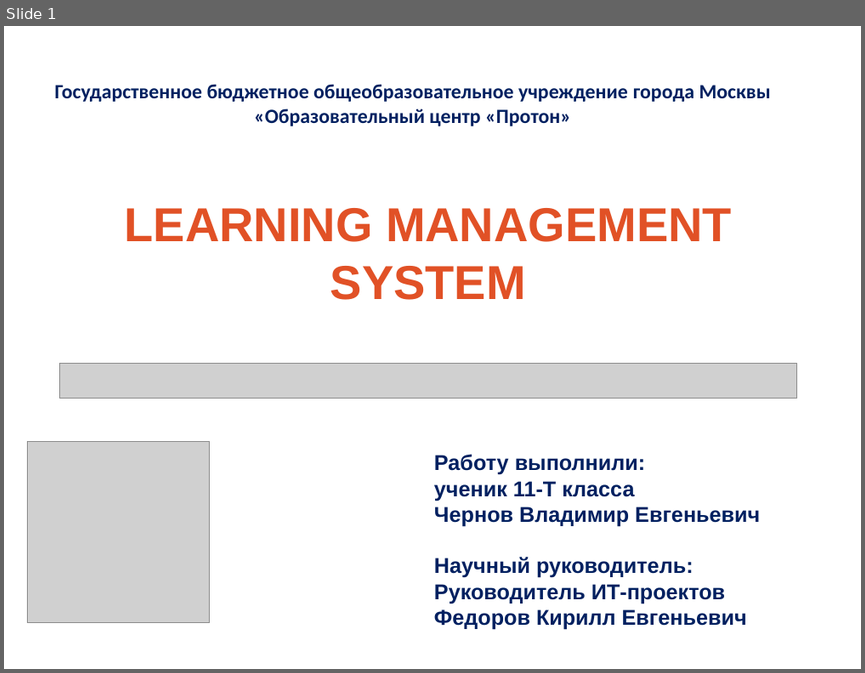
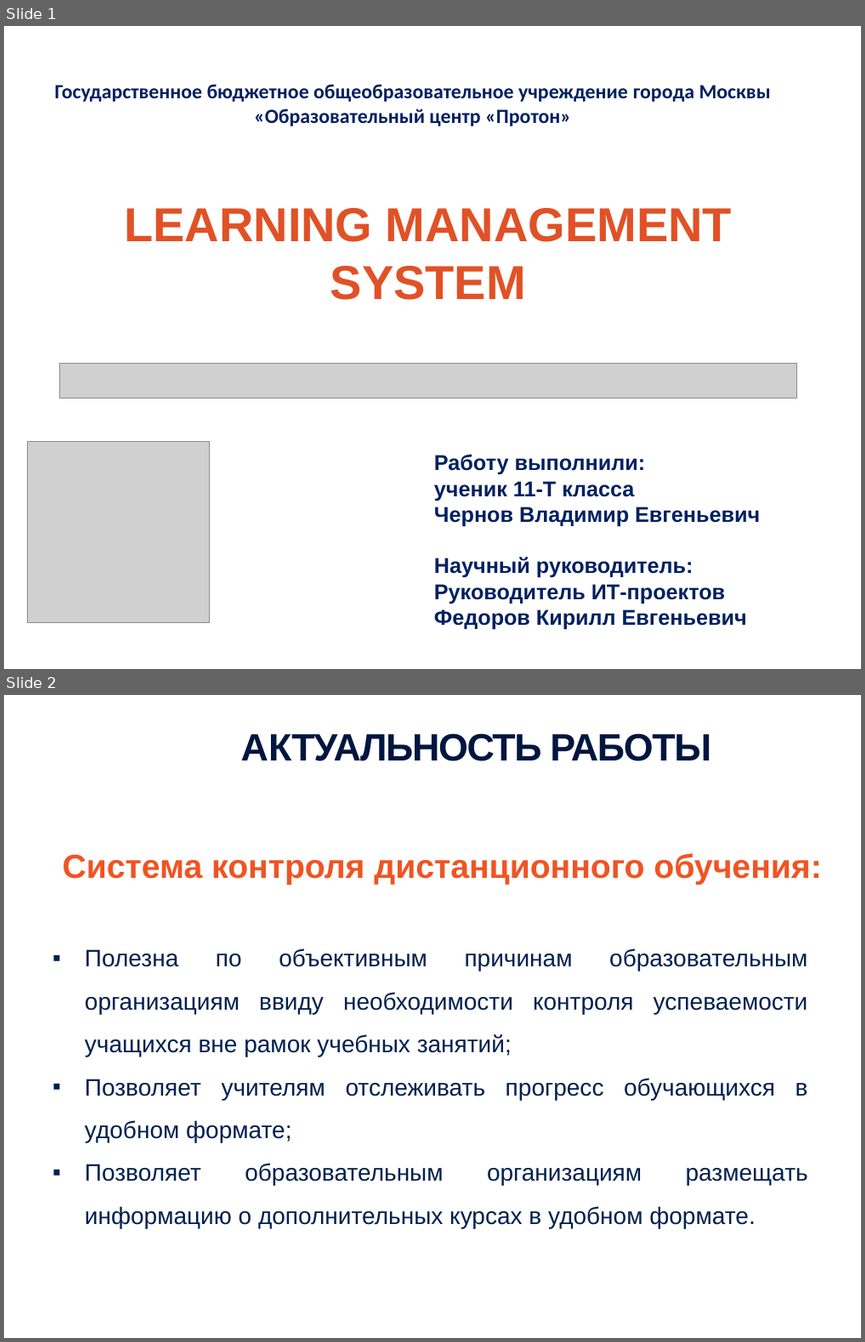
Before and after one commit to JaydenPears/LMS, a slide deck: Documentation/Чернов Владимир Презентация проектной работы.pptx. Shown one above the other, each under a label of ours: slide 1 before the commit, slides 1 and 2 after it. The pictures are 865x673 and 865x1342 pixels, drawn with LibreOffice and Linux fonts; fonts in the diff are those of the drawing; grey boxes stand for pictures; background and template pictures are left out. Boxes give left, top, right and bottom in pixels: in the first picture for what was removed or moved away, otherwise in the second. Text is boxed around its words. In the diff, an @@ line names an element or a change of style, - is before the commit and + after.

```diff
--- a/Documentation/Чернов Владимир Презентация проектной работы.pptx
+++ b/Documentation/Чернов Владимир Презентация проектной работы.pptx
@@ slide 2 added at (x1=4, y1=695, x2=861, y2=1338), background picture (left out) @@
@@ text added at (x1=241, y1=733, x2=711, y2=761), 32 pt, text #001640, bold @@
+АКТУАЛЬНОСТЬ РАБОТЫ
@@ text added at (x1=63, y1=853, x2=821, y2=885), 28 pt, text #F05423, bold @@
+Система контроля дистанционного обучения:
@@ text added at (x1=85, y1=948, x2=808, y2=1228), 20 pt, text #00204F @@
+▪ Полезна по объективным причинам образовательным организациям ввиду необходимости контроля успеваемости учащихся вне рамок учебных занятий;
+▪ Позволяет учителям отслеживать прогресс обучающихся в удобном формате;
+▪ Позволяет образовательным организациям размещать информацию о дополнительных курсах в удобном формате.
```
Also in this commit, not shown: 4 slides changed, 12 other slides added, 24 slides removed, 4 other files.
